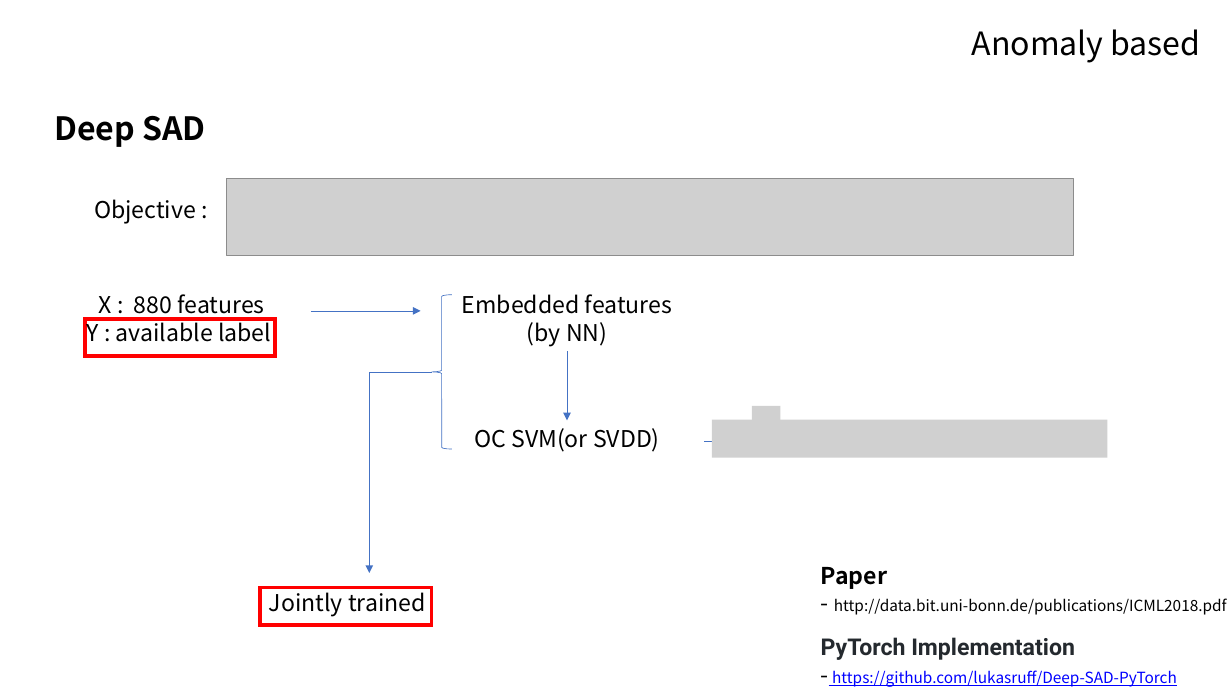
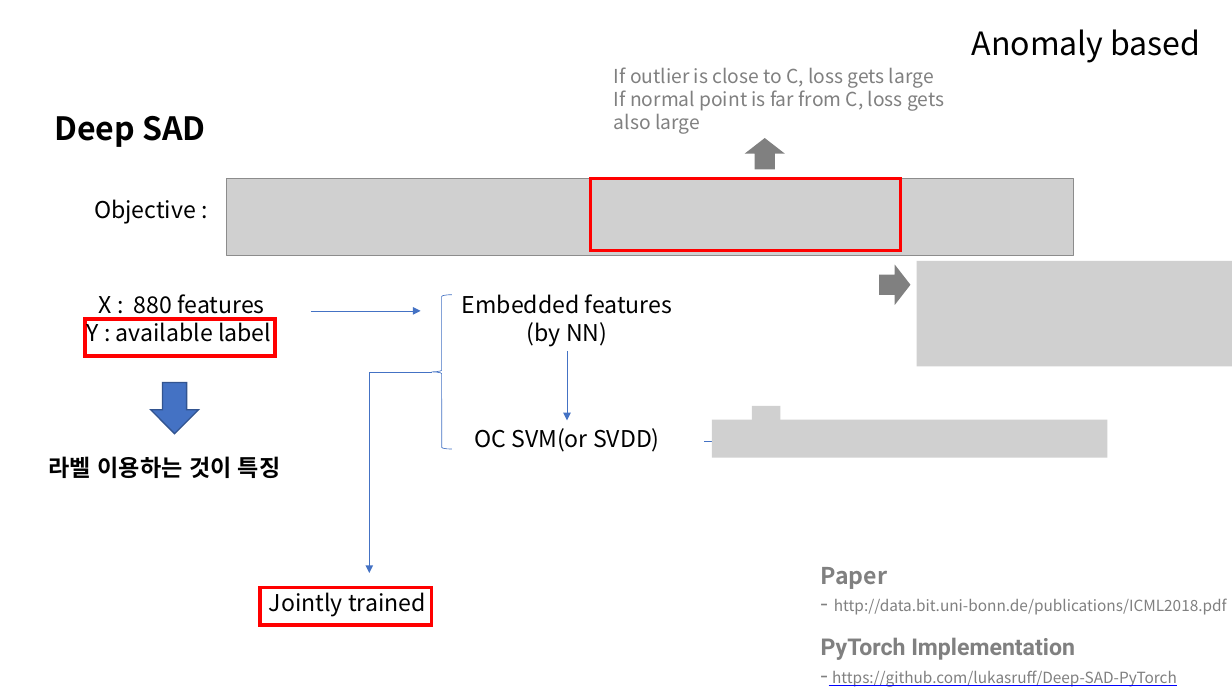
Before and after one commit to 100jy/anomaly-research, a slide deck: slide 23 of fraud_detection.pptx. Drawn at 1232x693 pixels with LibreOffice and Linux fonts; fonts in the diff are those of the drawing; grey boxes stand for pictures. Boxes give left, top, right and bottom in pixels: in the first picture for what was removed or moved away, otherwise in the second. Text is boxed around its words. In the diff, an @@ line names an element or a change of style, - is before the commit and + after.

```diff
--- a/fraud_detection.pptx
+++ b/fraud_detection.pptx
@@ text added at box(614, 67, 944, 134), 15 pt, text #808080 @@
+If outlier is close to C, loss gets large
+If normal point is far from C, loss gets also large
@@ right arrow added at box(745, 139, 786, 170), fill #808080 @@
@@ rectangle added at box(591, 178, 901, 250), outline #FF0000 2.25 pt @@
@@ right arrow added at box(879, 264, 910, 305), fill #808080 @@
@@ picture added at box(917, 261, 1232, 366) @@
@@ down arrow added at box(151, 383, 199, 433), fill #4472C4, outline #325491 1 pt @@
@@ text added at box(49, 456, 281, 478), 18 pt, text #000000, bold @@
+라벨 이용하는 것이 특징
@@ text "Paper" at box(821, 567, 1227, 615): text colour #000000 to #808080 @@
@@ text "PyTorch Implementation" at box(821, 637, 1177, 687): text colour #24292E to #808080 in "PyTorch Implementation"; text colour #000000 to #808080 in "-"; text colour #0000FF to #808080 in "https://github.com/lukasruff/Deep-SAD-PyTorch" @@
```
Also in this commit, not shown: 13 other slides changed.
